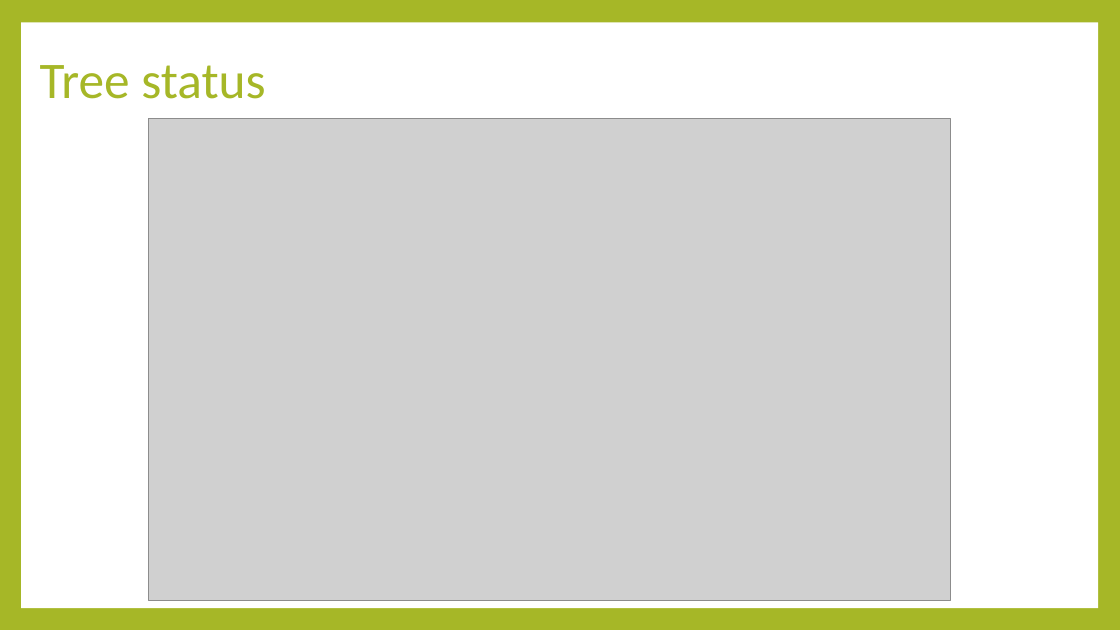
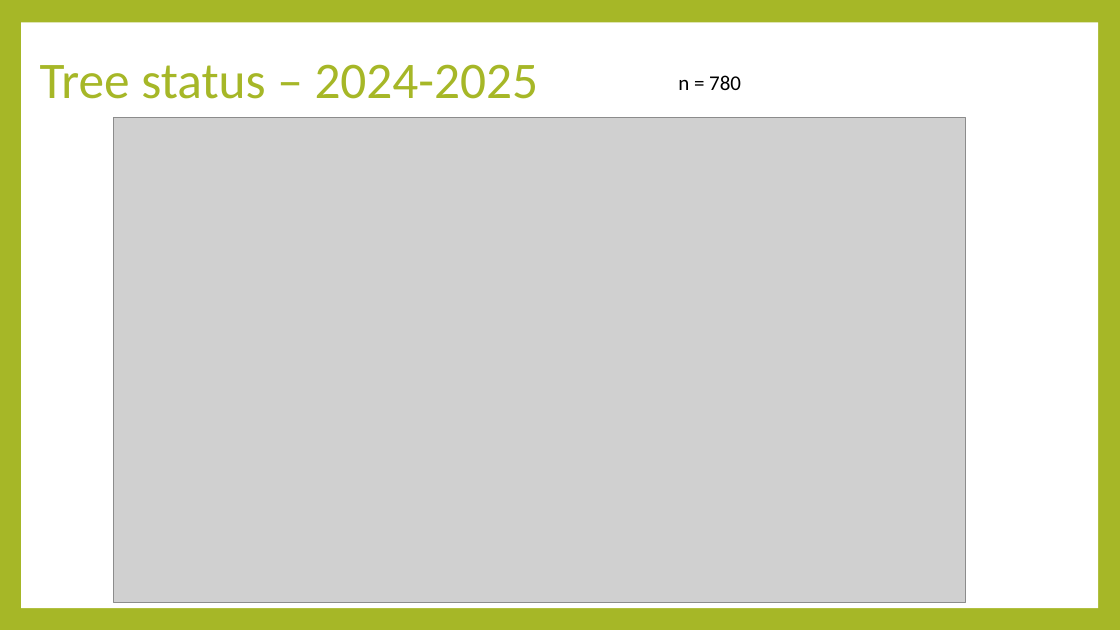
Before and after one commit to luisasenecio/RapidAdaptation, a slide deck: slide 2 of RapidAdaptation_DataExploration.pptx. Drawn at 1120x630 pixels with LibreOffice and Linux fonts; fonts in the diff are those of the drawing; grey boxes stand for pictures. Boxes give left, top, right and bottom in pixels: in the first picture for what was removed or moved away, otherwise in the second. Text is boxed around its words. In the diff, an @@ line names an element or a change of style, - is before the commit and + after.

```diff
--- a/RapidAdaptation_DataExploration.pptx
+++ b/RapidAdaptation_DataExploration.pptx
@@ title at [40,64,539,99]: text changed @@
-Tree status
+Tree status – 2024-2025
@@ text added at [678,75,741,90], 18 pt, text #000000 @@
+n = 780
@@ picture: place and size @@
-picture at [148,118,950,601]
+picture at [114,118,966,602]
```
Also in this commit, not shown: 14 slides added, 2 slides removed, 17 other files.
